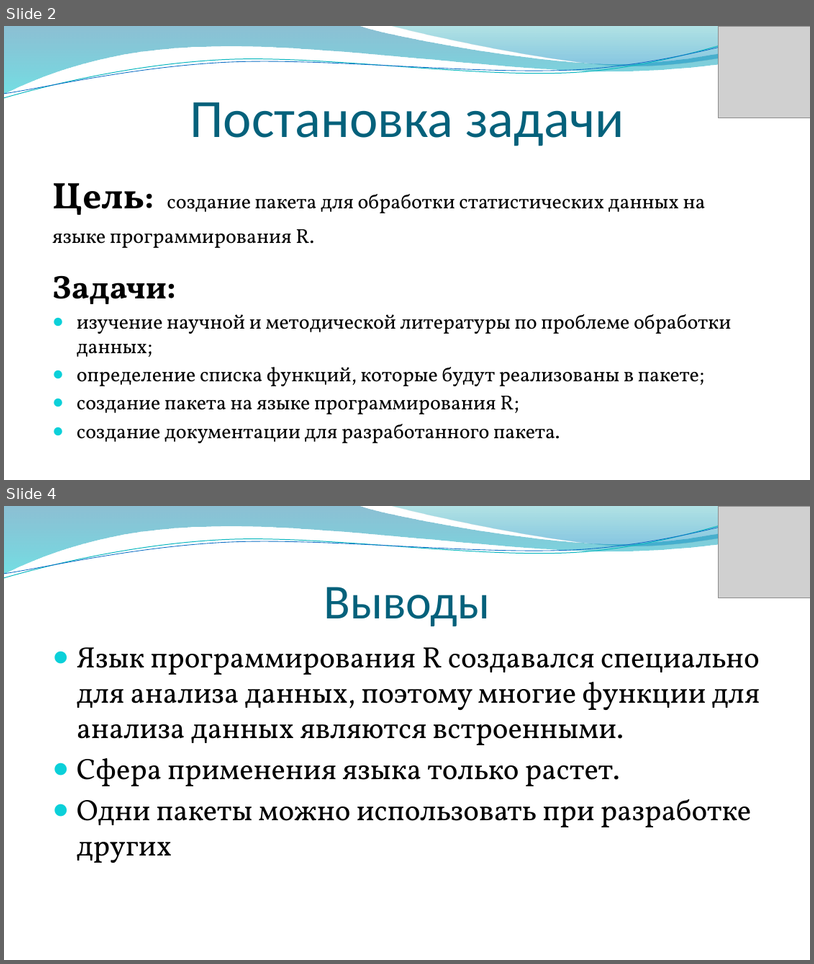
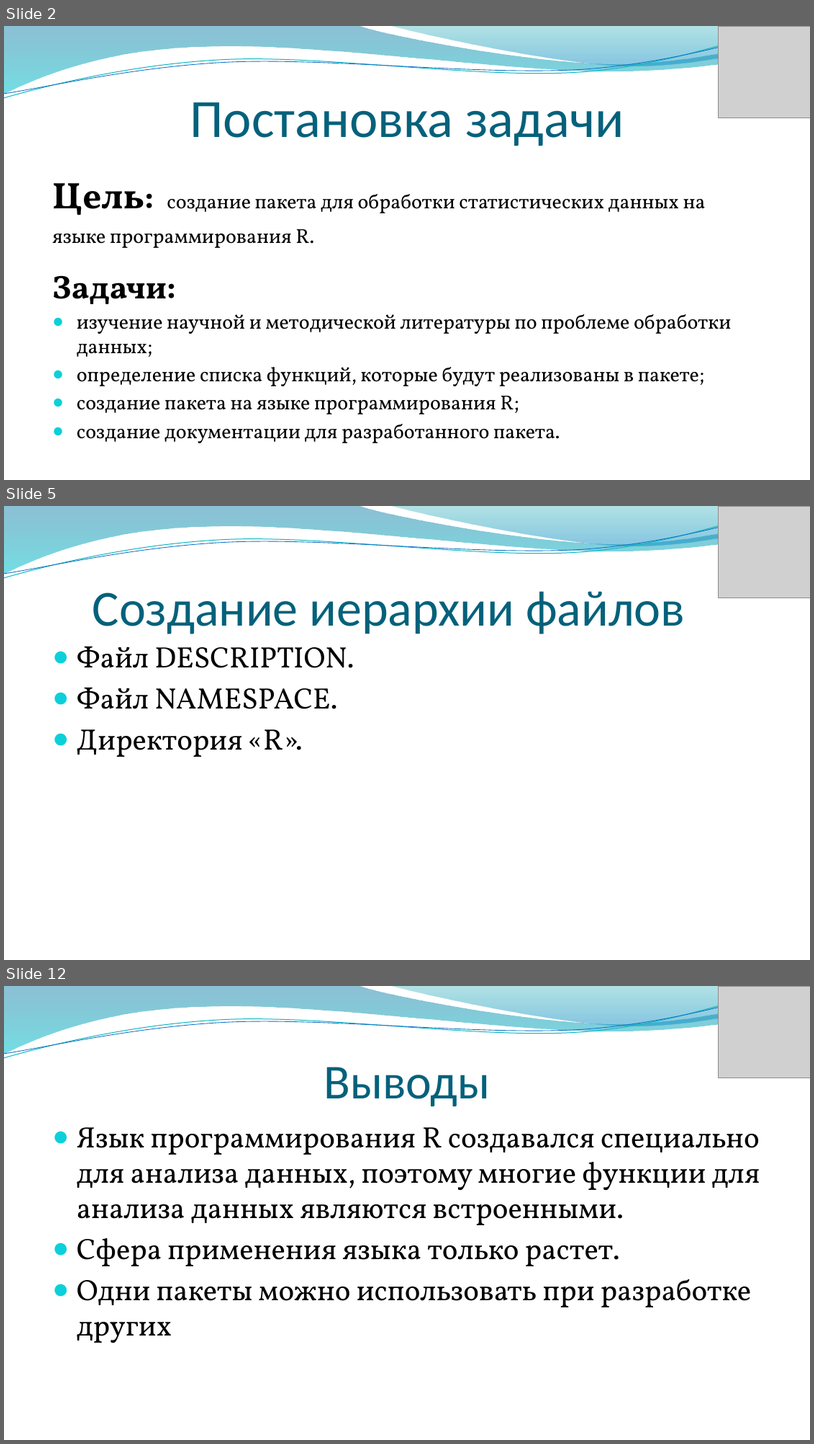
Before and after one commit to Ortem-a/mypackage, a slide deck: Преза_КР.pptx. Shown one above the other, each under a label of ours: slides 2 and 4 before the commit, slides 2, 5 and 12 after it; the slides between them are not shown. The pictures are 814x964 and 814x1444 pixels, drawn with LibreOffice and Linux fonts; fonts in the diff are those of the drawing; grey boxes stand for pictures; background and template pictures are left out. Boxes give left, top, right and bottom in pixels: in the first picture for what was removed or moved away, otherwise in the second. Text is boxed around its words. In the diff, an @@ line names an element or a change of style, - is before the commit and + after.

```diff
--- a/Преза_КР.pptx
+++ b/Преза_КР.pptx
@@ slide 5 added at (4, 506, 810, 960), background picture (left out); not listed: 4 template elements that a slide beside it also shows @@
@@ picture added at (718, 506, 810, 598) @@
@@ title added at (93, 591, 685, 634), 60 pt, text #04617B @@
+Создание иерархии файлов
@@ text added at (77, 646, 354, 757), 35 pt, text #000000 @@
+● Файл DESCRIPTION.
+● Файл NAMESPACE.
+● Директория «R».
@@ what was slide 4 is now slide 12 @@
```
Also in this commit, not shown: 1 slide changed, 8 other slides added, 1 slide removed.
